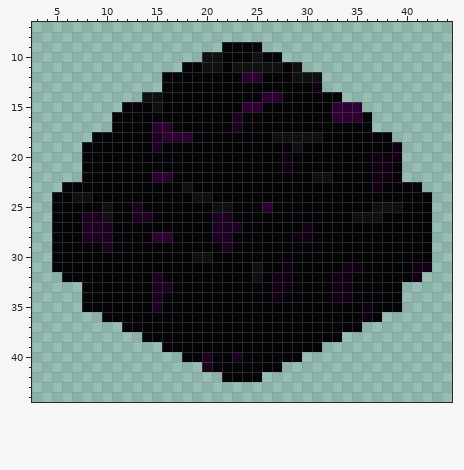
Pixel-art sprite, stored at img/itens/new/especiais/dragon_egg.png. The picture above is the old version.
The file is 48x48 pixels. Colours within 5 levels of each other are drawn and written as one. Shown: x 3..44, y 7..44.
New version:
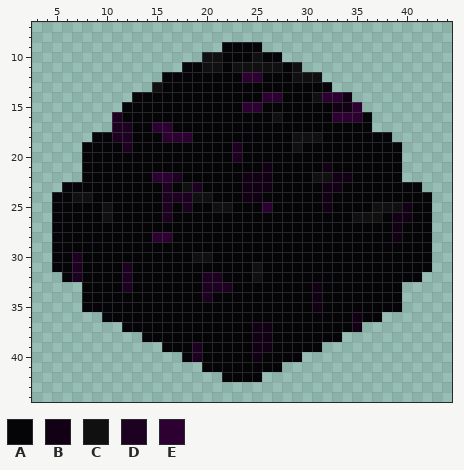
Palette (. is transparent): A #050508  B #120014  C #101010  D #1d0121  E #2c0132
Difference:
The author put colour A in row 13 at x 32; in row 14 at x 13.
Colour B becomes colour A in row 13 at x 31; in row 19 at x 39; in row 20 at x 28 and 37 to 39; in row 21 at x 28 and 37 to 38; in row 22 at x 37 to 38; in row 23 at x 37.
Colour B becomes colour A in row 27 at x 30; in row 28 at x 29 to 30; in row 31 at x 28, 34 to 35 and 41 to 42; in row 32 at x 27 to 28, 33 to 34 and 41; in row 33 at x 27 to 28 and 33 to 34; in row 34 at x 27 and 33 to 34.
Colour B becomes colour A in rows 35 to 36 at x 36.
Colour C becomes colour A in row 14 at x 14 to 15; in row 15 at x 15; in row 18 at x 27 to 28.
Colour D becomes colour A in rows 16 to 17 at x 23; in rows 18 to 19 at x 15; in row 25 at x 13; in row 26 at x 8 to 9, 13 to 14 and 21 to 22; in row 27 at x 8 to 10 and 21 to 23; in row 28 at x 8 to 10 and 21 to 22.
Colour D becomes colour A in row 29 at x 10 and 22; in row 32 at x 15; in row 33 at x 15 to 16; in rows 34 to 35 at x 15; in row 40 at x 20 and 23; in row 41 at x 20.
The author put colour B in row 14 at x 34.
Colour A becomes colour B in row 21 at x 26 and 32; in row 22 at x 24 to 26 and 33 to 34; in row 23 at x 24 to 26 and 32 to 33; in row 24 at x 24 to 25 and 32; in row 25 at x 32 and 40; in row 26 at x 39 to 40.
Colour A becomes colour B in rows 27 to 28 at x 39; in rows 33 to 35 at x 31; in row 36 at x 35; in row 37 at x 25 to 26 and 35; in rows 38 to 39 at x 25 to 26; in row 40 at x 25.
Colour E becomes colour B in row 15 at x 33 to 34.
The author put colour C in row 13 at x 15.
Colour A becomes colour C in row 14 at x 31; in row 16 at x 27.
Colour A becomes colour D in row 16 at x 11; in rows 17 to 18 at x 11 to 12; in row 19 at x 12 and 23; in row 20 at x 23; in row 22 at x 17; in row 23 at x 16 and 19.
Colour A becomes colour D in row 24 at x 16 to 18; in row 25 at x 16 and 18; in row 26 at x 16; in row 30 at x 7; in row 31 at x 7 and 12; in row 32 at x 7, 12 and 20 to 21.
Colour A becomes colour D in row 33 at x 12 and 20 to 22; in row 34 at x 20; in rows 39 to 40 at x 19.
Colour A becomes colour E in row 14 at x 32 to 33.
Pixel boxes of the changes (left, top, right, bottom) in both pictures:
changed: (72, 82, 432, 372)
